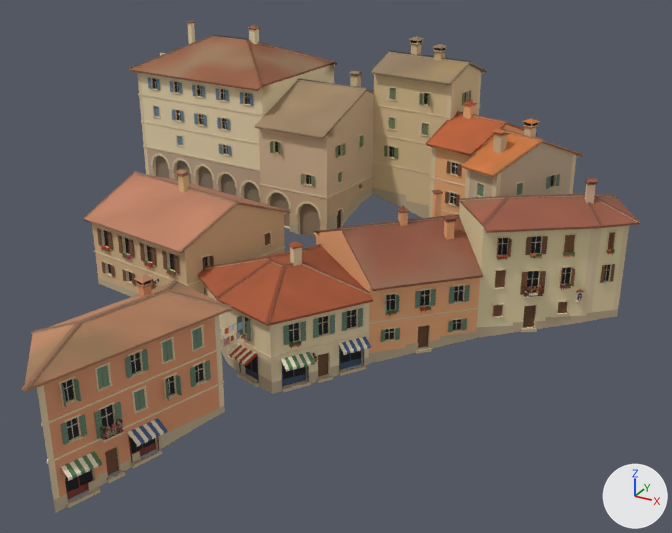
Before and after pictures for a commit that changed the glTF model games/yorimichi/assets/belmonte/meshes/SM_BM_BT_blk_09.glb.
Before and after are seen from a 50 mm camera at (44.4, -67.9, 43.0) aimed at (5.7, 2.4, 7.9). Lighting does not change. The marker at lower right points along +X, +Y and +Z. The picture after the commit comes second. Vertices at exactly the same position are counted once.

The first picture shows 'SM_BM_BT_blk_09'.
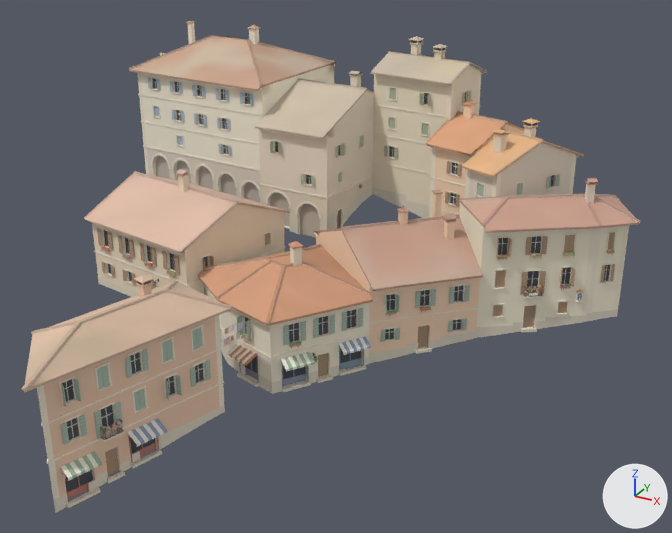
Boxes (x1, y1, x2, y2) around the edits, measured in the pictures (672 x 533 px):
part 1 of me_sm_bt_blk_09, recoloured: (37, 23, 629, 513) in both
part 2 of me_sm_bt_blk_09, recoloured (brown to beige): (21, 21, 641, 509) in both

The edits, one by one:
me_sm_bt_blk_09 has 32747 vertices, 36559 faces and spans x -33.2..30.5, y -30.4..31.9, z -1.3..25.8.
me_sm_bt_blk_09 is used by ob_sm_bm_bt_blk_09; location (0.0, 0.0, 0.0).
me_sm_bt_blk_09 part 1: 19147 faces centred in x -32.1..29.8, y -29.2..30.0, z -1.2..25.6 are repainted in the vertex colours; the middle colour goes from beige #dec9a3 to pale yellow #f0e6d1.
me_sm_bt_blk_09 part 2: 17412 faces centred in x -33.2..30.5, y -30.4..31.9, z -1.1..25.8 are repainted in the vertex colours; the middle colour goes from brown #7a6b4f to beige #b8ad97.
